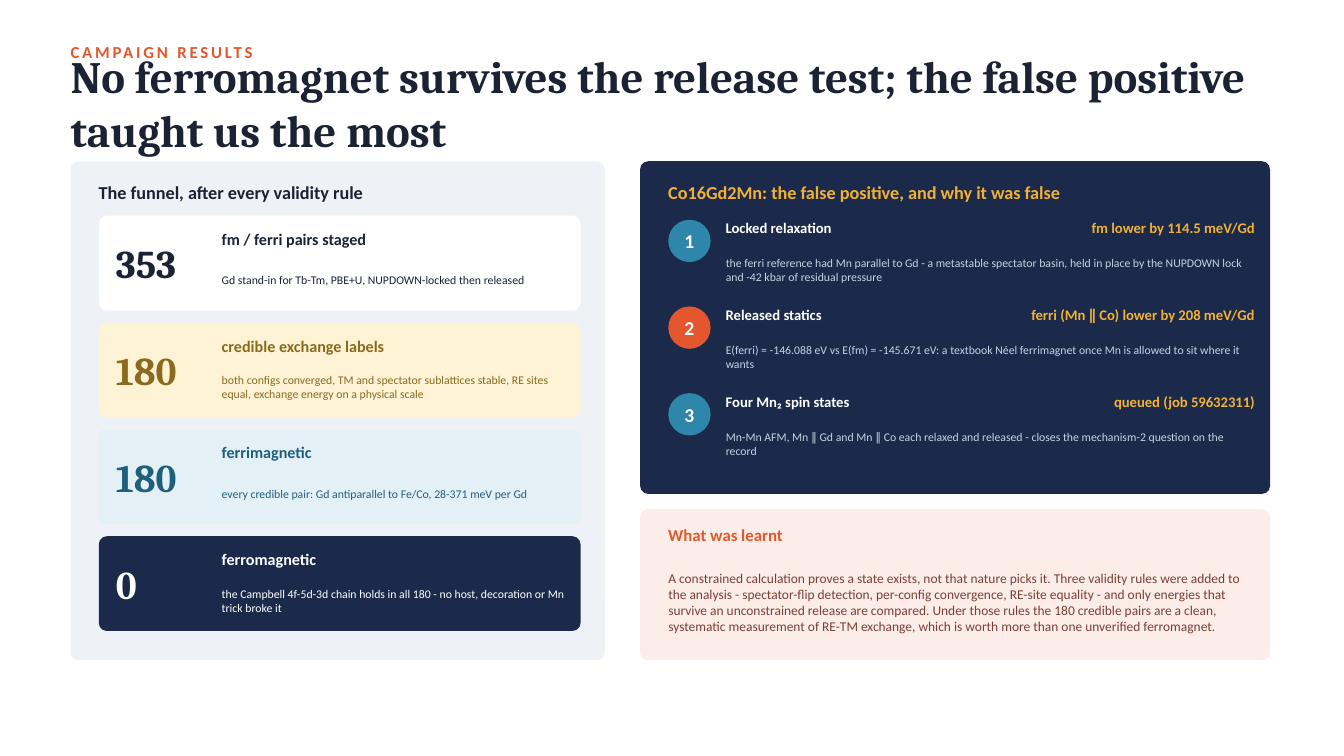
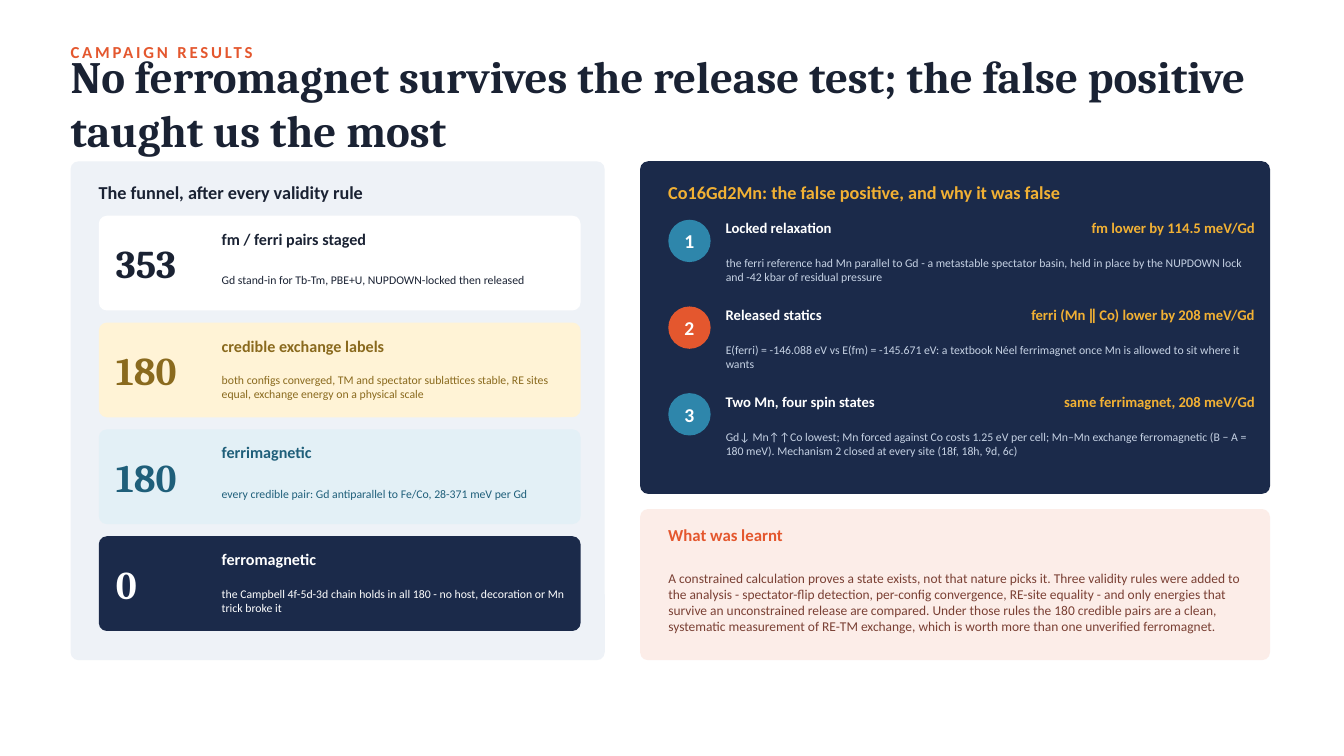
Before and after one commit to PGaneshIyer/NEEL, a slide deck: slide 10 of MAGNITO_Fe-HREE_screening.pptx. Drawn at 1344x756 pixels with LibreOffice and Linux fonts; fonts in the diff are those of the drawing. Boxes give left, top, right and bottom in pixels: in the first picture for what was removed or moved away, otherwise in the second. Text is boxed around its words. In the diff, an @@ line names an element or a change of style, - is before the commit and + after.

```diff
--- a/MAGNITO_Fe-HREE_screening.pptx
+++ b/MAGNITO_Fe-HREE_screening.pptx
@@ text at (726,397,875,410): text changed @@
-Four Mn₂ spin states
+Two Mn, four spin states
@@ text at (1064,396,1255,410): text changed @@
-queued (job 59632311)
+same ferrimagnet, 208 meV/Gd
@@ text at (726,432,1238,457): text changed @@
-Mn-Mn AFM, Mn ∥ Gd and Mn ∥ Co each relaxed and released - closes the mechanism-2 question on the record
+Gd↓ Mn↑↑Co lowest; Mn forced against Co costs 1.25 eV per cell; Mn–Mn exchange ferromagnetic (B − A = 180 meV). Mechanism 2 closed at every site (18f, 18h, 9d, 6c)
```
Also in this commit, not shown: 1 other slide changed, 1 slide added, 2 other files.
